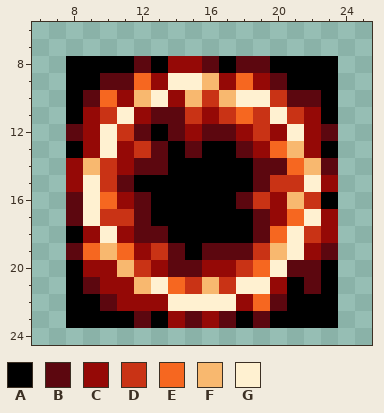
Edited in one commit: pixel-art sprite (src/main/resources/assets/unofficial-monumenta-mod/textures/abilities/flamecaller/igneous_rune.png). The picture above was drawn from the file before the commit.
The file is 32x32 pixels. Shown: x 6..25, y 6..24.
Palette (. is transparent): A #000000  B #5c070f  C #950906  D #c93315  E #f66720  F #f8b86f  G #fff1d1
Pixels before, first column x 8:
 8 AAAABACCBABBAAAA
 9 AABBECGGFCECBAAA
10 ABECFGCFDFGGDBBA
11 ACDGCBBDCDEDGDCA
12 BCGDBABCBBCDCGCB
13 ACGCDBABAABCEFCA
14 CFDCBBAAAAABBEFB
15 CGDBAAAAAAABDDGC
16 BGECBAAAAABDCFDA
17 BGDDBAAAAAABCEGC
18 ACGCBBAAAAABEGDC
19 BEFECDBABBBDFGCB
20 ACCFDCBBCCDEGBBA
21 ABCCFGEDFDGGCABA
22 AABCCCGGGGCEBAAA
23 AAAABACBCBABAAAA
Once edited:
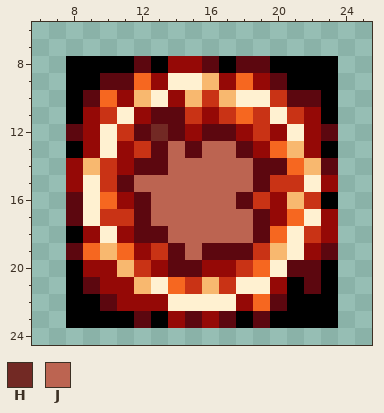
Colours new in this view: H #722924  J #bc6451
From old to new:
Changed rows in their new state; - is an unchanged pixel.
first column x 12:
12 -H-----
13 --J-JJ-
14 --JJJJJ
15 JJJJJJJ
16 -JJJJJ-
17 -JJJJJJ
18 --JJJJJ
19 ---J---
Boxes around the changes in both pictures, in picture pixels (x1, y1, x2, y2):
changed: (134, 124, 253, 260)
